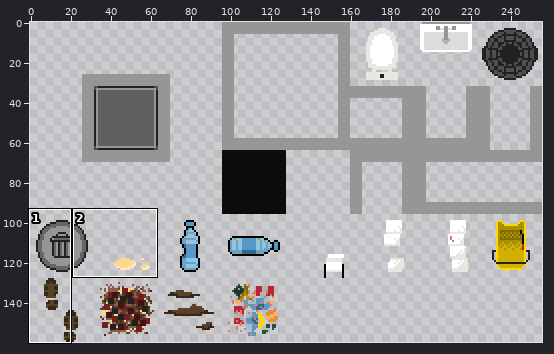
Sprite sheet: Sprites/tileset.png. The picture above shows the old version from afar; the outline marks the close-up.
Close-up. Before the commit:
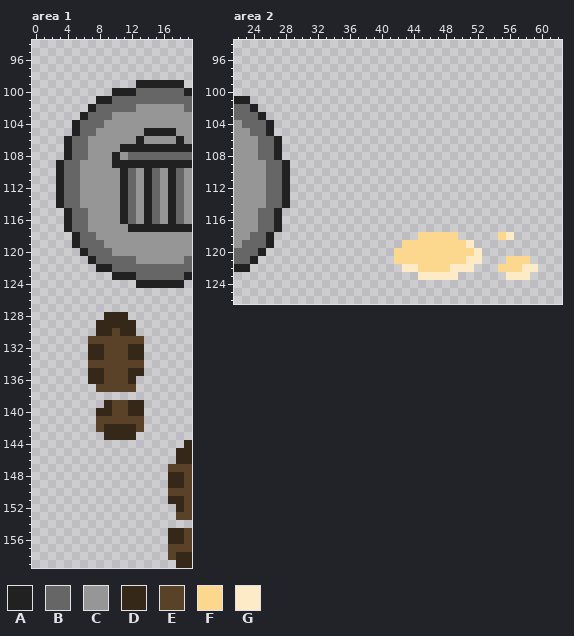
The file is 256x160 pixels. Colours within 5 levels of each other are drawn and written as one. Shown: area 1: x 0..19, y 94..159; area 2: x 22..62, y 94..126. The commit also changed other parts of the picture, which this record leaves out.
Palette (. is transparent): A #212121  B #666666  C #969696  D #362818  E #594228  F #fcd78e  G #fdebc8
Pixels before, area 1, first column x 3:
 99 ..........AAAAAA.
100 .......AAABBBBBBA
101 .....AABBBBBBBBBB
102 ....ABBBBBCCCCCCB
103 ...ABBBCCCCCCCCCC
104 ..ABBBCCCCCCCCCCC
105 ..ABBCCCCCCAAAACC
106 .ABBCCCCCCACCCCAC
107 .ABBCCCCAAAAAAAAA
108 .ABBCCCACBBBBBBBB
109 ABBCCCCAAAAAAAAAA
110 ABBCCCCCABCABCABC
111 ABBCCCCCABCABCABC
112 ABBCCCCCABCABCABC
113 ABBCCCCCABCABCABC
114 ABBCCCCCABCABCABC
115 .ABBCCCCABCABCABC
116 .ABBCCCCABCABCABC
117 .ABBCCCCCAAAAAAAA
118 ..ABBCCCCCCCCCCCC
119 ..ABBBCCCCCCCCCCC
120 ...ABBBCCCCCCCCCC
121 ....ABBBBBCCCCCCB
122 .....AABBBBBBBBBB
123 .......AAABBBBBBA
124 ..........AAAAAA.
125 .................
126 .................
127 .................
128 ......DDD........
129 .....DDDDD.......
130 .....DDEDD.......
131 ....EEEEEEE......
132 ....DDEEEDD......
133 ....DDEEEDD......
134 ....EEEEEEE......
135 ....DDEEEDD......
136 ....DDEEED.......
137 .....EEEEE.......
138 .................
139 ......DEEDD......
140 .....DDEEDD......
141 .....EEEEEE......
142 .....EDDDDE......
143 ......DDDD.......
144 ................D
145 ...............DD
146 ...............DD
147 ..............EEE
148 ..............DDE
149 ..............DDE
150 ..............EEE
151 ..............DDE
152 ...............DE
153 ...............EE
154 .................
155 ..............DDE
156 ..............DDE
157 ..............EEE
158 ..............EDD
159 ...............DD
Pixels before, area 2, first column x 22:
101 AA....................................
102 BBA...................................
103 BBBA..................................
104 CBBBA.................................
105 CCBBA.................................
106 CCCBBA................................
107 CCCBBA................................
108 CCCBBA................................
109 CCCCBBA...............................
110 CCCCBBA...............................
111 CCCCBBA...............................
112 CCCCBBA...............................
113 CCCCBBA...............................
114 CCCCBBA...............................
115 CCCBBA................................
116 CCCBBA................................
117 CCCBBA................................
118 CCBBA..................FFFFF.....FG...
119 CBBBA................FFFFFFFFG........
120 BBBA................FFFFFFFFFFG.......
121 BBA.................FFFFFFFFFGG...FFF.
122 AA...................GGFFFFGGG...FFFGG
123 .......................GGGGG......GGG.
Once edited:
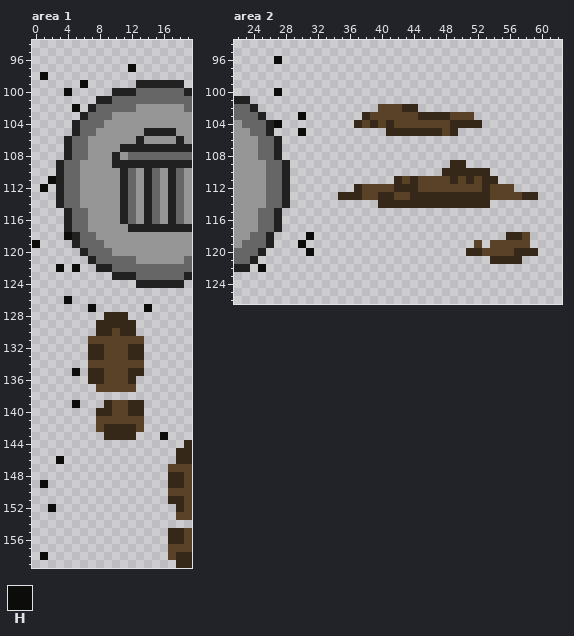
Colours new in this view: H #0c0d0b
Edits made:
Changed rows in their new state; - is an unchanged pixel.
Area 1:
first column x 1:
 97 -----------H
 98 H-----------
 99 -----H------
100 ---H--------
102 ----H-------
first column x 1:
111 -H
112 H-
first column x 0:
118 ----H-
119 H-----
122 ---H-H
first column x 4:
126 H----------
127 ---H------H
first column x 5:
135 H
first column x 5:
139 H
first column x 1:
143 ---------------H
146 --H-------------
149 H---------------
152 -H--------------
first column x 1:
158 H
Area 2:
first column x 27:
 96 H
first column x 27:
100 H-------------------------
102 -------------EEEDD--------
103 ---H-------DEEEEEEDDDDEEE-
104 H---------DEDEDEEEEEEEDDDD
105 ---H----------DDDDDDDED---
first column x 35:
109 --------------DD---------
110 -------------DDDDDD------
111 -------DEDEEEEDEDEDD-----
112 --DEEEEDDDEEEEEEEEDEEE---
113 DDDEEDDEEDDDDDDDDDDEEEEDD
114 -----DDDDDDDDDDDDDD------
first column x 25:
118 ------H-------------.....-----.DDE-
119 -----H------------.........E-EEEEE-
120 ------H----------.........DDEEEEDDD
121 -----------------...........-DDDD.-
122 H-----------------.........---.....
123 --------------------.....------...-
